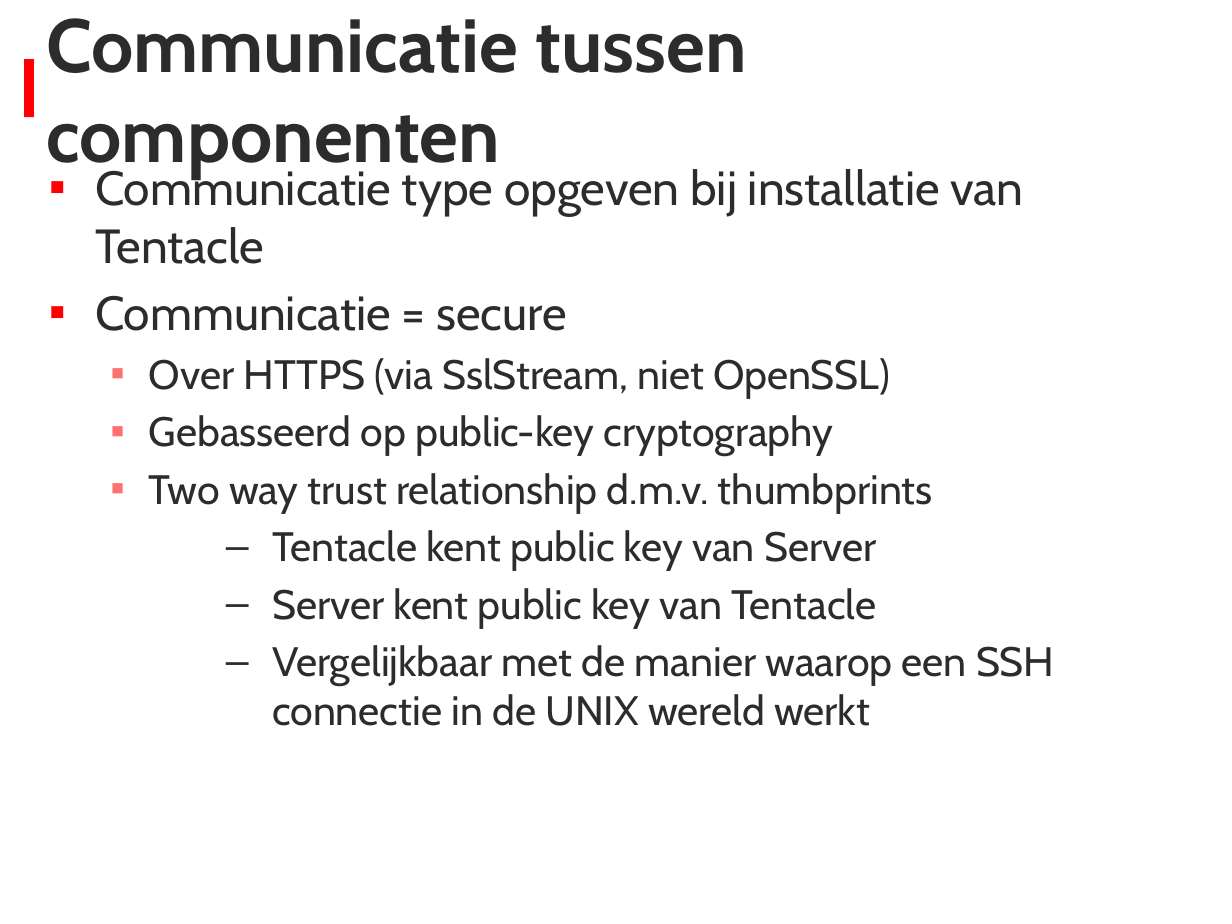
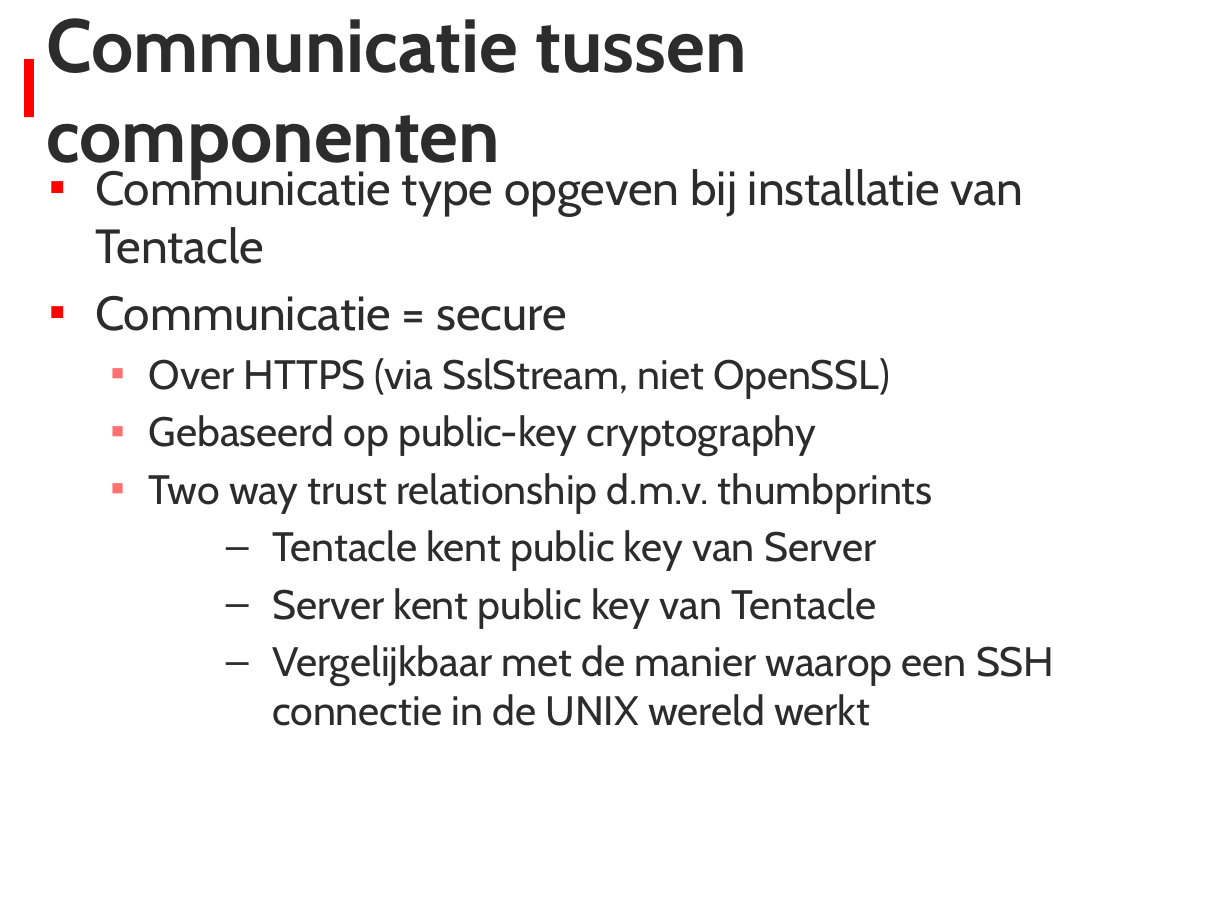
Before and after one commit to stevenlauwers22/OctopusDeploy.Bootcamp, a slide deck: slide 7 of Presentatie.pptx. Drawn at 1232x924 pixels with LibreOffice and Linux fonts; fonts in the diff are those of the drawing; background and template pictures are left out. Boxes give left, top, right and bottom in pixels: in the first picture for what was removed or moved away, otherwise in the second. Text is boxed around its words. In the diff, an @@ line names an element or a change of style, - is before the commit and + after.

```diff
--- a/Presentatie.pptx
+++ b/Presentatie.pptx
@@ text at [149, 415, 817, 456]: text changed @@
-  ▪ Gebasseerd op public-key cryptography
+  ▪ Gebaseerd op public-key cryptography
```
Also in this commit, not shown: 2 other slides changed, 1 slide added, 2 other files.
